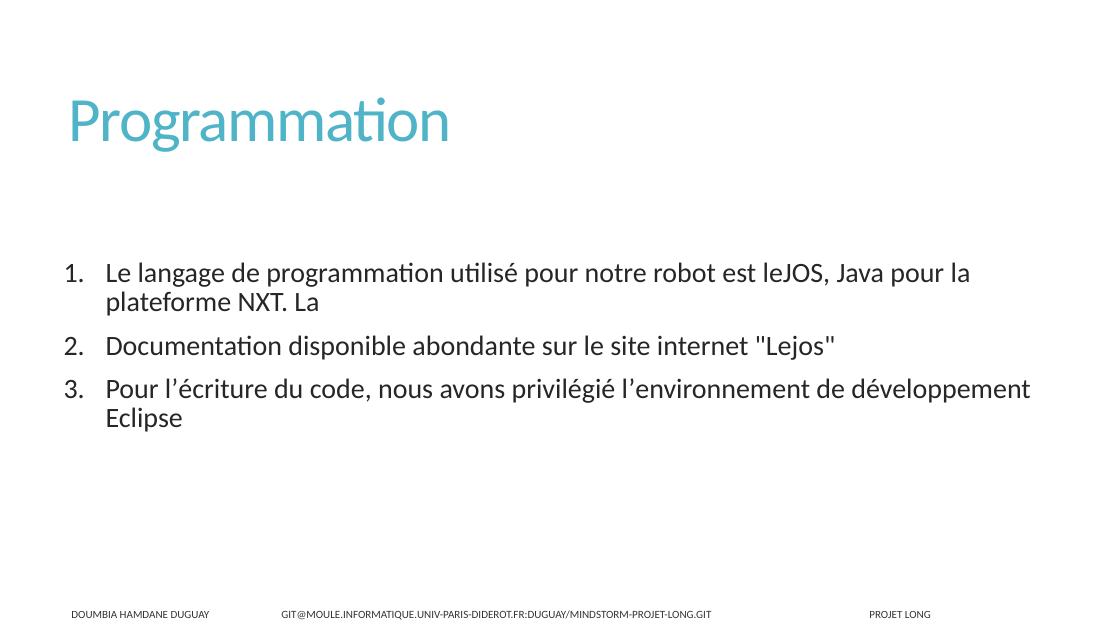
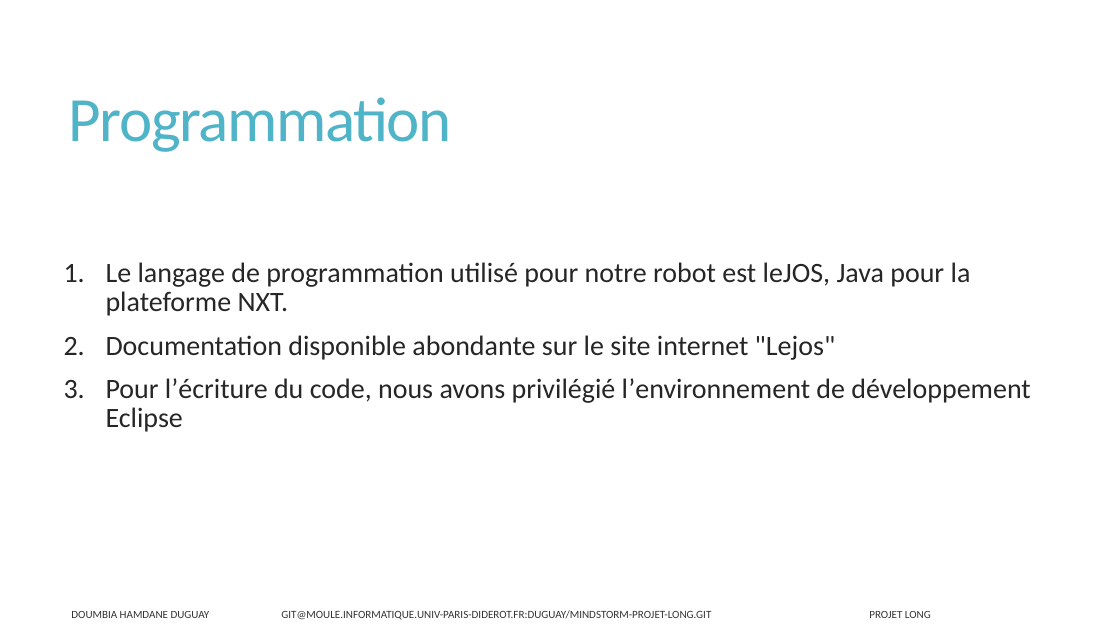
Before and after one commit to DoumbiaAmadou/mindstorm2014, a slide deck: slide 8 of Presentation_nxt.pptx. Drawn at 1120x630 pixels with LibreOffice and Linux fonts; fonts in the diff are those of the drawing. Boxes give left, top, right and bottom in pixels: in the first picture for what was removed or moved away, otherwise in the second. Text is boxed around its words. In the diff, an @@ line names an element or a change of style, - is before the commit and + after.

```diff
--- a/Presentation_nxt.pptx
+++ b/Presentation_nxt.pptx
@@ text at (x1=106, y1=262, x2=971, y2=316): text changed @@
-1. Le langage de programmation utilisé pour notre robot est leJOS, Java pour la plateforme NXT. La
+1. Le langage de programmation utilisé pour notre robot est leJOS, Java pour la plateforme NXT.
```
Also in this commit, not shown: 4 other slides changed, 1 other file.
